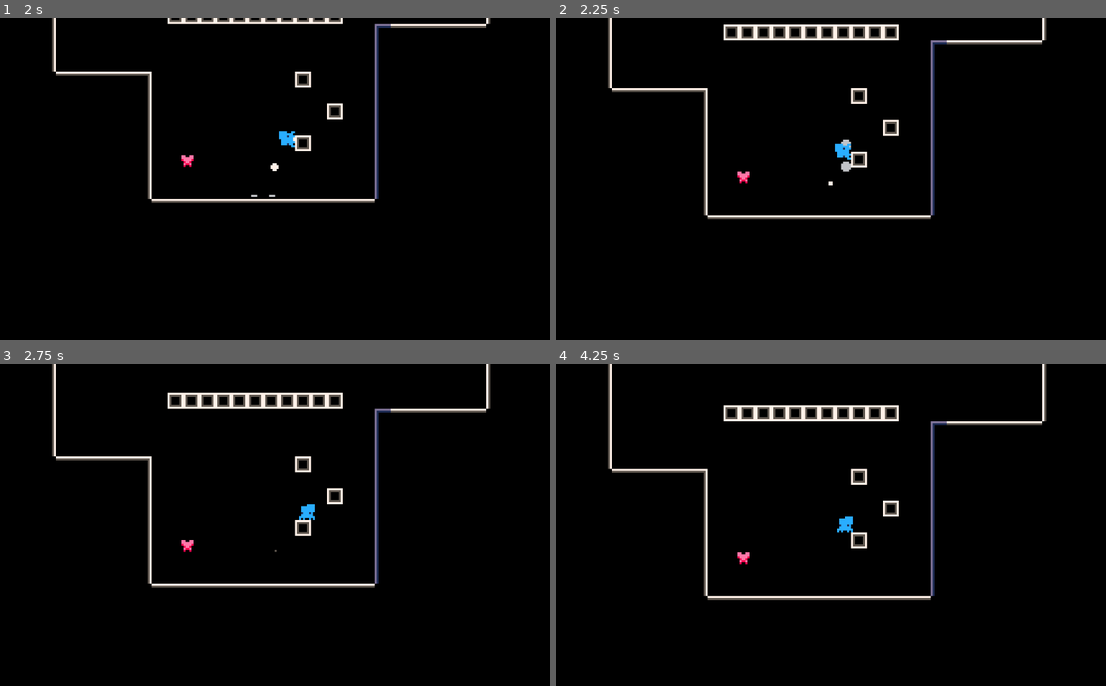
Above: before the commit, frames 1-4 (two rows, left to right).
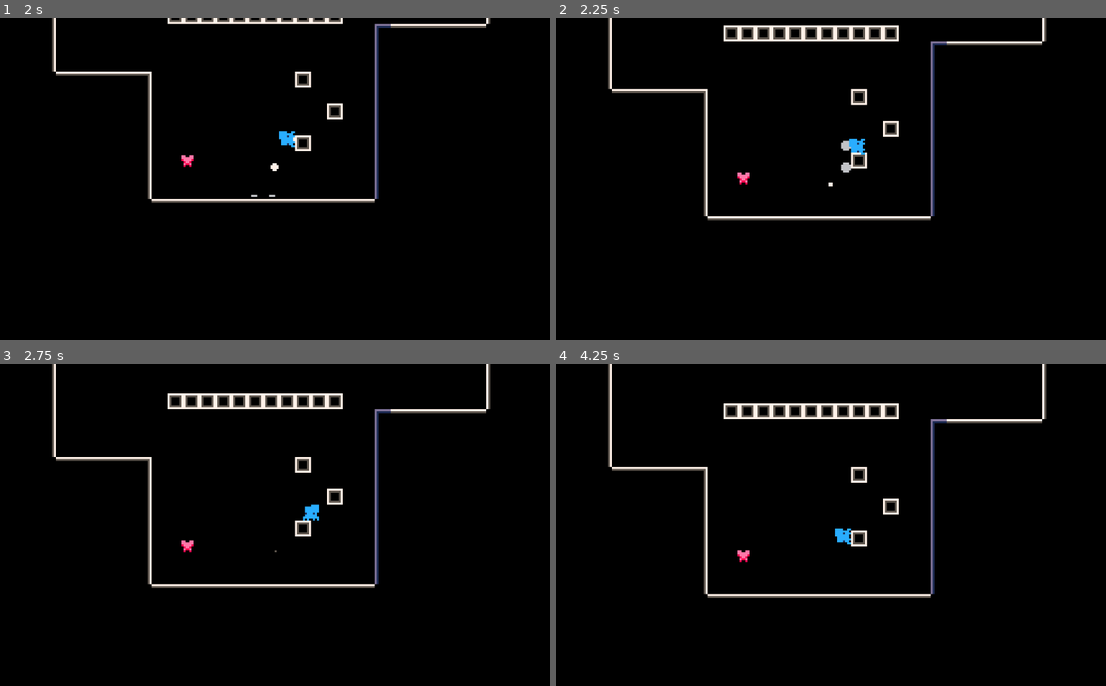
Above: after the commit, the same moments.

Repository: Flamenccio/spider-jump
Game: Godot game, scene res://scenes/test_world.tscn
The game is run twice, just before and just after one commit, with the same random seed, the same clock (stepped at 60 frames per second) and the same inputs. This scene is started directly instead of the project's main scene.
Inputs (mouse positions are in pixels of both pictures, inside the frame that each line leads up to):
- Up to frame 1 (2 s): tap Enter at 0.5 s; move the mouse to (390, 162) at 0.52 s; press the mouse at (390, 162) at 0.53 s; hold D (move_right) 0.53-1.25 s; release the mouse at (390, 162) at 1.25 s; drag from (148, 195) to (236, 243) at 1.27 s
- Up to frame 2 (2.25 s): move the mouse to (875, 108) at 2.02 s; hold D (move_right) from 2.03 s (still down); tap Delete at 2.1 s
- Up to frame 3 (2.75 s): keep holding D (move_right)
- Up to frame 4 (4.25 s): release D (move_right) at 2.75 s; drag from (792, 589) to (864, 515) at 2.77 s; move the mouse to (990, 573) at 3.52 s; hold A (move_left) from 3.53 s (still down); tap V at 3.6 s

Frame 1 is identical in both runs. In frame 2, 2.0% of the frame differs, in the area x 9-90%, y 2-63%; in frame 3, 1.2%; in frame 4, 3.0%, in the area x 9-90%, y 12-74%.

Commit message:
buff base crawl speed

Diff:
--- a/behavior_state/player/climb.gd
+++ b/behavior_state/player/climb.gd
@@ -8,7 +8,7 @@
 var _climb_origin: Vector2
 
 const _CLIMB_VELOCITY = 50
-const _CLIMB_DURATION = 0.1
+const _CLIMB_DURATION = 0.15
 
 func _ready() -> void:
 	_climb_timer.wait_time = _CLIMB_DURATION
@@ -21,6 +21,7 @@
 
 
 func enter_state() -> void:
+	_player.velocity = Vector2.ZERO
 	_climb_origin = _player.global_position
 	_climb_timer.start()
 
--- a/scenes/level_builder.tscn
+++ b/scenes/level_builder.tscn
@@ -1,14 +1,12 @@
-[gd_scene load_steps=30 format=4 uid="uid://b48my00oe5b5y"]
+[gd_scene load_steps=28 format=4 uid="uid://b48my00oe5b5y"]
 
 [ext_resource type="Script" uid="uid://dwbs88y6ibdl2" path="res://scenes/level_builder.gd" id="1_77rll"]
 [ext_resource type="Texture2D" uid="uid://wi6e3alnmqh0" path="res://sprites/main.png" id="2_yyvap"]
 [ext_resource type="Script" uid="uid://smn5kvfq55gk" path="res://tilemap_baker/TilemapCollisionBaker.gd" id="3_stfbr"]
-[ext_resource type="Script" uid="uid://2s3twniveswm" path="res://scripts/levels/object_switch.gd" id="4_1jlcl"]
 [ext_resource type="PackedScene" uid="uid://cvgknv5hx4uwm" path="res://scenes/level_objects/item_box.tscn" id="4_jfcp0"]
 [ext_resource type="PackedScene" uid="uid://epbopmmrox4j" path="res://scenes/level_objects/object_switch.tscn" id="4_kkt7t"]
 [ext_resource type="Script" uid="uid://kn57yj25jwiy" path="res://scripts/levels/saved_level_object.gd" id="5_1jlcl"]
 [ext_resource type="Resource" uid="uid://c0p0fb7uoe6l8" path="res://resources/default_loot_box.tres" id="5_jfcp0"]
-[ext_resource type="Script" uid="uid://5p3w835j81ec" path="res://scripts/item_box.gd" id="8_6t8vq"]
 
 [sub_resource type="PhysicsMaterial" id="PhysicsMaterial_tlwt5"]
 friction = 0.0
@@ -207,31 +205,17 @@
 position = Vector2(52, -16)
 shape = SubResource("RectangleShape2D_huyus")
 
-[node name="ObjectSwitch" type="Node2D" parent="." instance=ExtResource("4_kkt7t")]
-script = ExtResource("4_1jlcl")
+[node name="ObjectSwitch" parent="." instance=ExtResource("4_kkt7t")]
 objects = Array[ExtResource("5_1jlcl")]([SubResource("Resource_ypd8l"), SubResource("Resource_tr6iu"), SubResource("Resource_23qir"), SubResource("Resource_23s0q")])
-packed_scene_path = "res://scenes/level_objects/object_switch.tscn"
-
-[node name="ItemBox" type="Node2D" parent="ObjectSwitch" instance=ExtResource("4_jfcp0")]
+
+[node name="ItemBox" parent="ObjectSwitch" instance=ExtResource("4_jfcp0")]
 position = Vector2(-33, -17)
-script = ExtResource("8_6t8vq")
-loot_table = ExtResource("5_jfcp0")
-packed_scene_path = "res://scenes/level_objects/item_box.tscn"
-
-[node name="@Node2D@166769" type="Node2D" parent="ObjectSwitch" instance=ExtResource("4_jfcp0")]
+
+[node name="@Node2D@166769" parent="ObjectSwitch" instance=ExtResource("4_jfcp0")]
 position = Vector2(32, -17)
-script = ExtResource("8_6t8vq")
-loot_table = ExtResource("5_jfcp0")
-packed_scene_path = "res://scenes/level_objects/item_box.tscn"
-
-[node name="@Node2D@166770" type="Node2D" parent="ObjectSwitch" instance=ExtResource("4_jfcp0")]
+
+[node name="@Node2D@166770" parent="ObjectSwitch" instance=ExtResource("4_jfcp0")]
 position = Vector2(32, -200)
-script = ExtResource("8_6t8vq")
-loot_table = ExtResource("5_jfcp0")
-packed_scene_path = "res://scenes/level_objects/item_box.tscn"
-
-[node name="@Node2D@166771" type="Node2D" parent="ObjectSwitch" instance=ExtResource("4_jfcp0")]
+
+[node name="@Node2D@166771" parent="ObjectSwitch" instance=ExtResource("4_jfcp0")]
 position = Vector2(-34, -200)
-script = ExtResource("8_6t8vq")
-loot_table = ExtResource("5_jfcp0")
-packed_scene_path = "res://scenes/level_objects/item_box.tscn"
--- a/scenes/player.tscn
+++ b/scenes/player.tscn
@@ -689,7 +689,7 @@
 [node name="Crawl" type="Node" parent="StateMachineHandler" node_paths=PackedStringArray("_player")]
 script = ExtResource("37_g5jhy")
 _player = NodePath("../..")
-_move_speed = 10.0
+_move_speed = 15.0
 
 [node name="Entry" type="Node" parent="StateMachineHandler"]
 script = ExtResource("38_holxr")
--- a/scripts/player/collision_handler.gd
+++ b/scripts/player/collision_handler.gd
@@ -163,9 +163,12 @@
 		land_on_normal.emit(Vector2.UP)
 	elif current_powerup == ItemIds.HEAVY_BEETLE_POWERUP:
 		# Check ground for slippery
+		"""
 		for ground in _ground_contacts:
 			if _is_on_collision_layer(ground, _slip_layer):
 				land_on_ground.emit()
+		"""
+		pass
 
 
 func _on_powerup_ended(powerup: String) -> void:
Not shown: 2 places in scenes/player.tscn that only renumber resources
